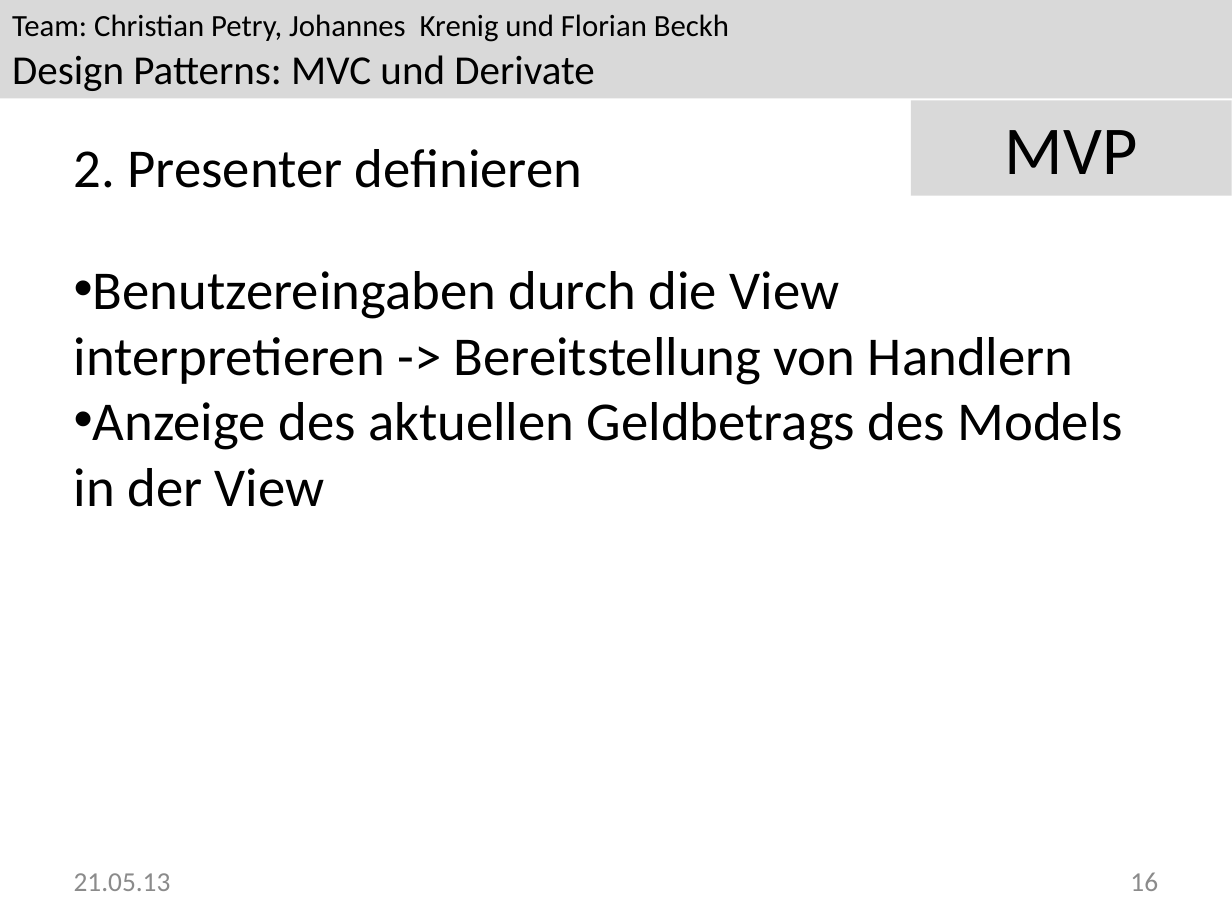
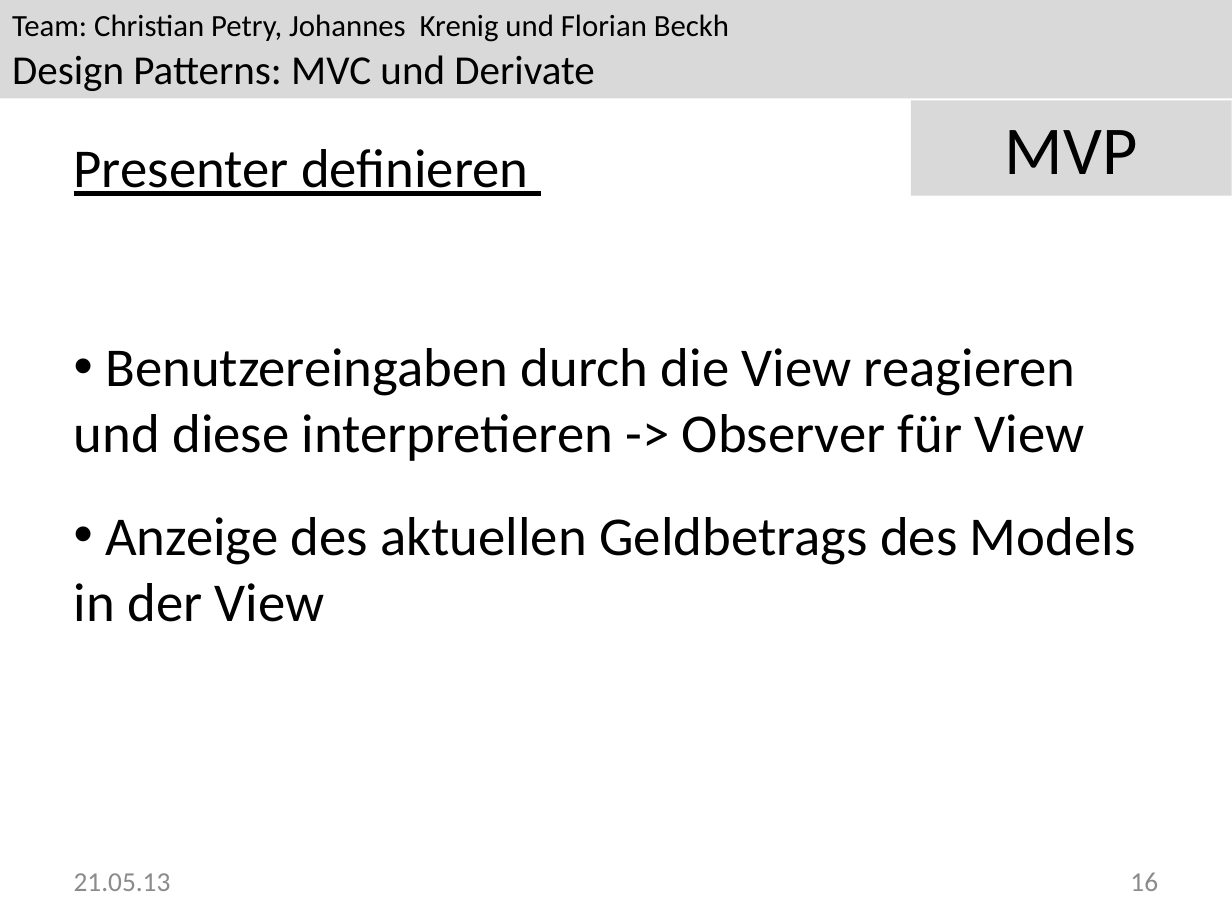
Before and after one commit to Greever/Design-Pattern-MVC, a slide deck: slide 16 of Dokumentation/Praesentation/MVP.pptx. Drawn at 1232x924 pixels with LibreOffice and Linux fonts; fonts in the diff are those of the drawing; background and template pictures are left out. Boxes give left, top, right and bottom in pixels: in the first picture for what was removed or moved away, otherwise in the second. Text is boxed around its words. In the diff, an @@ line names an element or a change of style, - is before the commit and + after.

```diff
--- a/Dokumentation/Praesentation/MVP.pptx
+++ b/Dokumentation/Praesentation/MVP.pptx
@@ text at box(74, 149, 528, 196): text changed @@
-2. Presenter definieren
+Presenter definieren
@@ text "Benutzereingaben durch die View reagieren ...": place and size @@
-text "Benutzereingaben durch die View reagieren ..." at box(74, 271, 1123, 507)
+text "Benutzereingaben durch die View reagieren ..." at box(74, 348, 1136, 622)
@@ text at box(74, 348, 1085, 461): text changed @@
-• Benutzereingaben durch die View interpretieren -> Bereitstellung von Handlern
+• Benutzereingaben durch die View reagieren und diese interpretieren -> Observer für View
```
Also in this commit, not shown: 8 other slides changed.
